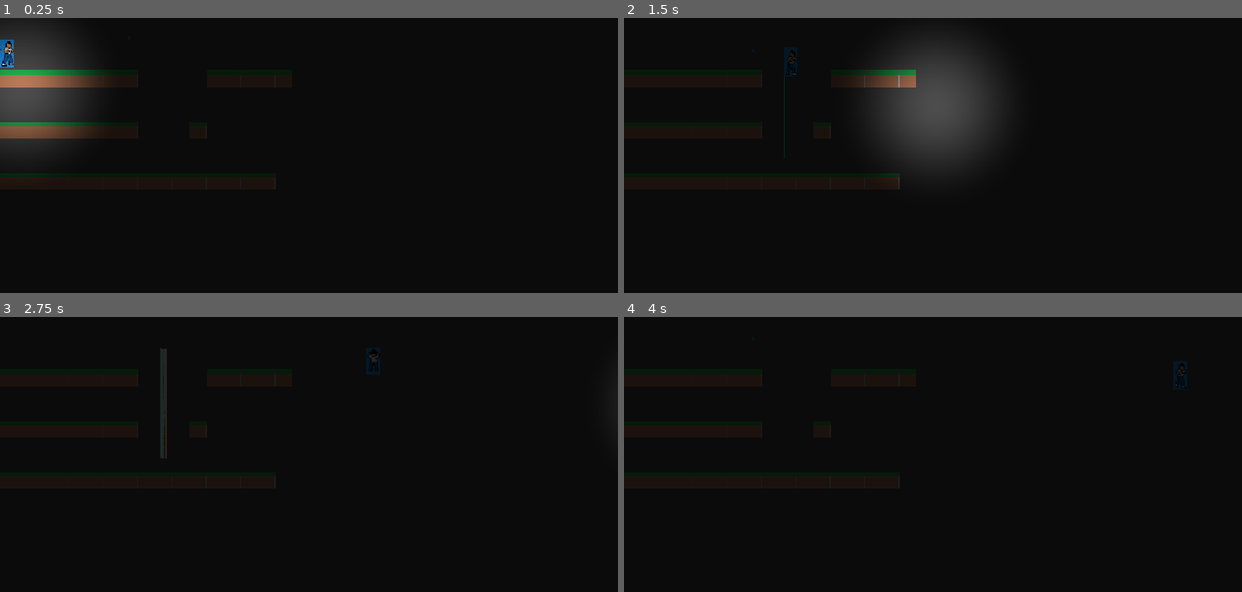
Above: before the commit, frames 1-4 (two rows, left to right).
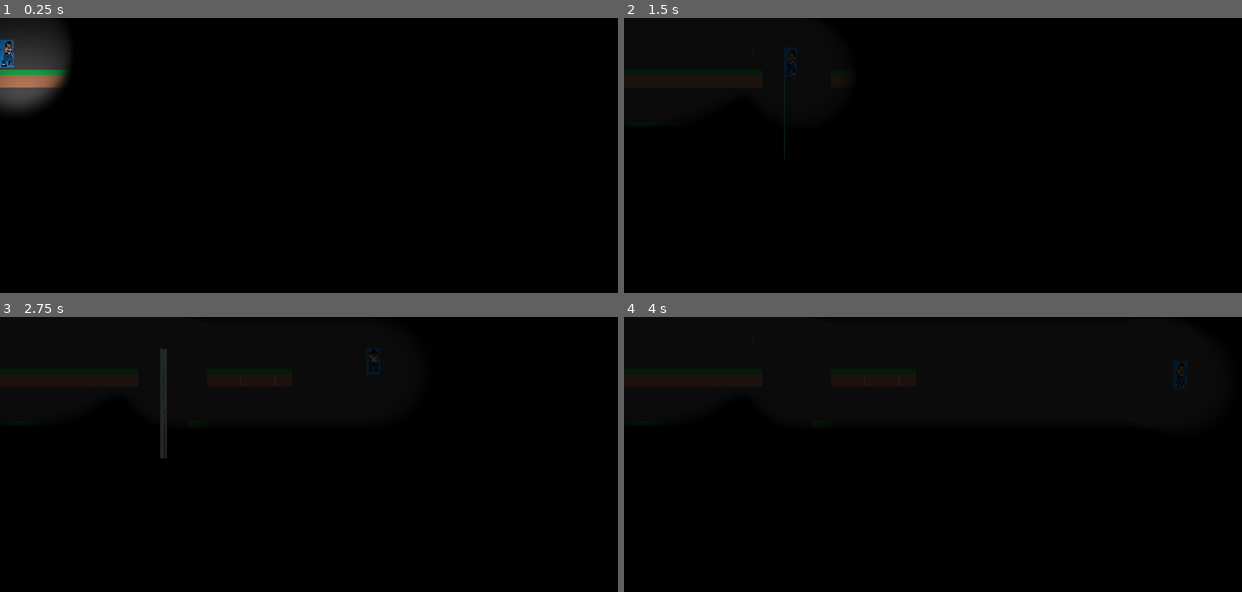
Above: after the commit, the same moments.

Repository: Mad2F/GameJam_2025
Game: Godot game, scene res://Game/Levels/Level0.tscn
Same seed, same stepped clock (60 frames per second), same inputs: the game is played once before the commit and once after it. Sound files missing from this copy of the repository are replaced by a short silence.
Inputs (mouse positions are in pixels of both pictures, inside the frame that each line leads up to):
- Up to frame 1 (0.25 s): no input
- Up to frame 2 (1.5 s): tap Enter (enter) at 0.5 s; move the mouse to (1068, 141) at 0.52 s; hold Enter (enter) 0.53-1.28 s; hold Right (move_right) from 0.53 s (still down); tap Space (move_jump) at 0.77 s; move the mouse to (809, 169) at 1.27 s; tap C (climb) at 1.35 s
- Up to frame 3 (2.75 s): tap Space (move_jump) at 1.52 s; tap Enter (enter) at 1.55 s; move the mouse to (370, 394) at 2.02 s; release Right (move_right) at 2.03 s; hold Left (move_left) from 2.03 s (still down); hold Enter (enter) from 2.03 s (still down)
- Up to frame 4 (4 s): move the mouse to (902, 509) at 2.77 s; release Left (move_left) at 2.78 s; release Enter (enter) at 2.78 s; hold Right (move_right) from 2.78 s (still down); tap Enter (enter) at 2.85 s; tap Space (move_jump) at 3.02, 3.77 s; move the mouse to (1118, 495) at 3.52 s; hold Enter (enter) from 3.53 s (still down); tap C (climb) at 3.6 s

The runs differ from the first frame. In frame 1, 8.6% of the frame differs, in the area x 0-48%, y 6-63%; in frame 2, 14%, in the area x 0-63%, y 4-63%; in frame 3, 3.9%; in frame 4, 3.8%.

Commit message:
Ajout fog of war

Diff:
--- a/Game/Levels/Level0.tscn
+++ b/Game/Levels/Level0.tscn
@@ -1,10 +1,11 @@
-[gd_scene load_steps=9 format=4 uid="uid://bqj7lqs8icmuv"]
+[gd_scene load_steps=10 format=4 uid="uid://bqj7lqs8icmuv"]
 
 [ext_resource type="PackedScene" uid="uid://cl2n5cgbtahk0" path="res://Game/LevelsComponents/LevelTransition.tscn" id="1_2rmtn"]
 [ext_resource type="PackedScene" uid="uid://sdu51cj7kk0" path="res://Game/LevelsComponents/LevelBaseComponents.tscn" id="1_dn721"]
 [ext_resource type="PackedScene" uid="uid://bwi1sj4yf21f4" path="res://Game/Objects/WaterDrop.tscn" id="1_m160h"]
 [ext_resource type="PackedScene" uid="uid://cqt4olwg0dp8v" path="res://Game/LevelsComponents/LevelShadow.tscn" id="1_wanyh"]
 [ext_resource type="PackedScene" uid="uid://bh3xiehdhlxkt" path="res://Game/LevelsComponents/PlayerStartPosition.tscn" id="2_m27d4"]
+[ext_resource type="PackedScene" uid="uid://b28udu7of0te7" path="res://Game/LevelsComponents/Fog.tscn" id="2_vjihd"]
 [ext_resource type="Texture2D" uid="uid://cr1yphqi42cdr" path="res://Game/resources/tilesets/demo.png" id="5_m160h"]
 
 [sub_resource type="TileSetAtlasSource" id="TileSetAtlasSource_wanyh"]
@@ -28,6 +29,8 @@
 
 [node name="LevelShadow" parent="." instance=ExtResource("1_wanyh")]
 
+[node name="Fog" parent="." instance=ExtResource("2_vjihd")]
+
 [node name="WaterDrop" parent="." instance=ExtResource("1_m160h")]
 position = Vector2(225, 33)
 loop_time_second = 1
--- /dev/null
+++ b/Game/LevelsComponents/Fog.gd
@@ -0,0 +1,29 @@
+extends Sprite2D
+class_name Fog
+
+const LightTexture = preload("res://Game/resources/misc/light.png")
+const GRID_SIZE = 1
+
+var display_width = ProjectSettings.get("display/window/size/viewport_width")
+var display_height = ProjectSettings.get("display/window/size/viewport_height")
+
+var fogImage = Image.new()
+var fogTexture = ImageTexture.new()
+var lightImage = LightTexture.get_image()
+var light_offset = Vector2(LightTexture.get_width()/2.0, LightTexture.get_height()/2.0)
+
+func _ready():
+	var fog_image_width = display_width
+	var fog_image_height = display_height
+	fogImage = Image.create(fog_image_width, fog_image_height, false, Image.FORMAT_RGBAH)
+	fogImage.fill(Color.BLACK)
+	lightImage.convert(Image.FORMAT_RGBAH)
+
+func clear_fog(coord: Vector2):
+	var light_rect = Rect2(Vector2.ZERO, Vector2(lightImage.get_width(), lightImage.get_height()))
+	fogImage.blend_rect(lightImage, light_rect, coord - light_offset)
+	update_fog_image_texture()
+
+func update_fog_image_texture():
+	fogTexture = ImageTexture.create_from_image(fogImage)
+	texture = fogTexture
--- /dev/null
+++ b/Game/LevelsComponents/Fog.tscn
@@ -0,0 +1,12 @@
+[gd_scene load_steps=3 format=3 uid="uid://b28udu7of0te7"]
+
+[ext_resource type="Script" uid="uid://0s6n7qoibawk" path="res://Game/LevelsComponents/Fog.gd" id="1_qcsrs"]
+
+[sub_resource type="CanvasItemMaterial" id="CanvasItemMaterial_erdhv"]
+blend_mode = 3
+
+[node name="Fog" type="Sprite2D"]
+z_index = 1
+material = SubResource("CanvasItemMaterial_erdhv")
+centered = false
+script = ExtResource("1_qcsrs")
--- a/Game/Objects/LightSource.gd
+++ b/Game/Objects/LightSource.gd
@@ -5,11 +5,13 @@
 @export var offset: Vector2 = Vector2(0.0, 0.0)
 
 var level_shadow: LevelShadow
+var level_fog: Fog
 var last_position: Vector2
 
 func _ready() -> void:
 	last_position = get_parent().position
 	level_shadow = get_tree().get_root().get_node(get_tree().current_scene.name +"/LevelShadow")
+	level_fog = get_tree().get_root().get_node(get_tree().current_scene.name +"/Fog")
 	if(level_shadow):
 		level_shadow.add_light_source(get_parent().name, get_parent().position + offset, radius, 1.0, flicker)
 
@@ -20,4 +22,6 @@
 func _process(delta: float) -> void:
 	if(level_shadow && get_parent().position != last_position):
 		level_shadow.set_light_position(get_parent().name, get_parent().position + offset)
+	if(level_fog):
+		level_fog.clear_fog(get_parent().position + offset)
 	last_position = get_parent().position
--- a/Game/player.tscn
+++ b/Game/player.tscn
@@ -171,4 +171,4 @@
 position = Vector2(34, 40)
 
 [node name="LightSource" parent="." instance=ExtResource("7_ltdye")]
-offset = Vector2(20, 30)
+offset = Vector2(25, 40)
--- a/TestLumiere/TestLumiere.tscn
+++ /dev/null
@@ -1,34 +0,0 @@
-[gd_scene load_steps=7 format=3 uid="uid://b28udu7of0te7"]
-
-[ext_resource type="Texture2D" uid="uid://b1hsk0r167rrm" path="res://TestLumiere/soundRoom.png" id="1_ae8g1"]
-[ext_resource type="Script" uid="uid://0s6n7qoibawk" path="res://TestLumiere/test_lumiere.gd" id="1_yv16m"]
-[ext_resource type="PackedScene" uid="uid://m08mibsg58x0" path="res://Game/Objects/LightSource.tscn" id="3_48qy5"]
-[ext_resource type="PackedScene" uid="uid://cqt4olwg0dp8v" path="res://Game/LevelsComponents/LevelShadow.tscn" id="4_vuknt"]
-
-[sub_resource type="Resource" id="Resource_yv16m"]
-
-[sub_resource type="CanvasItemMaterial" id="CanvasItemMaterial_erdhv"]
-blend_mode = 3
-
-[node name="TestLumiere" type="Node2D"]
-script = ExtResource("1_yv16m")
-metadata/LightSource = SubResource("Resource_yv16m")
-
-[node name="LevelShadow" parent="." instance=ExtResource("4_vuknt")]
-
-[node name="SoundRoom" type="Sprite2D" parent="."]
-position = Vector2(365, 236)
-scale = Vector2(3.10625, 3.10625)
-texture = ExtResource("1_ae8g1")
-
-[node name="Darkness" type="Sprite2D" parent="."]
-material = SubResource("CanvasItemMaterial_erdhv")
-centered = false
-
-[node name="Test" type="Node2D" parent="."]
-position = Vector2(259, 222)
-
-[node name="LightSource1" parent="Test" instance=ExtResource("3_48qy5")]
-
-[node name="Camera2D" type="Camera2D" parent="."]
-position = Vector2(360, 236)
--- a/TestLumiere/test_lumiere.gd
+++ /dev/null
@@ -1,34 +0,0 @@
-extends Node2D
-
-const LightTexture = preload("res://TestLumiere/Light.png")
-const GRID_SIZE = 16
-
-@onready var fog = $Darkness
-
-var display_width = ProjectSettings.get("display/window/size/viewport_width")
-var display_height = ProjectSettings.get("display/window/size/viewport_height")
-
-var fogImage = Image.new()
-var fogTexture = ImageTexture.new()
-var lightImage = LightTexture.get_image()
-var light_offset = Vector2(LightTexture.get_width()/2, LightTexture.get_height()/2)
-
-func _ready():
-	var fog_image_width = display_width/GRID_SIZE
-	var fog_image_height = display_height/GRID_SIZE
-	fogImage = Image.create(fog_image_width, fog_image_height, false, Image.FORMAT_RGBAH)
-	fogImage.fill(Color.BLACK)
-	lightImage.convert(Image.FORMAT_RGBAH)
-	fog.scale *= GRID_SIZE
-
-func update_fog(new_grid_position):
-	var light_rect = Rect2(Vector2.ZERO, Vector2(lightImage.get_width(), lightImage.get_height()))
-	fogImage.blend_rect(lightImage, light_rect, new_grid_position - light_offset)
-	update_fog_image_texture()
-
-func update_fog_image_texture():
-	fogTexture = ImageTexture.create_from_image(fogImage)
-	fog.texture = fogTexture
-
-func _input(_event):
-	update_fog(get_local_mouse_position()/GRID_SIZE)
Binary file added: Game/resources/misc/light.png
Binary file removed: TestLumiere/Light.png
Not shown, removed: TestLumiere/Light.png.import
Binary file removed: TestLumiere/soundRoom.png
Not shown, removed: TestLumiere/soundRoom.png.import
Not shown, removed: TestLumiere/test_lumiere.gd.uid
